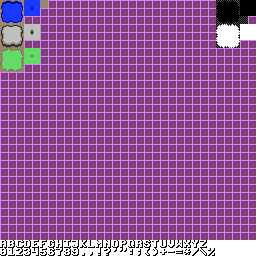
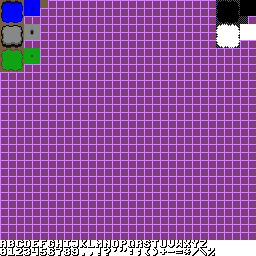
Before/after of a 256 x 256 layered artwork. What changed in the layer stack:
painted on "Background" over [0, 0, 48, 72]
